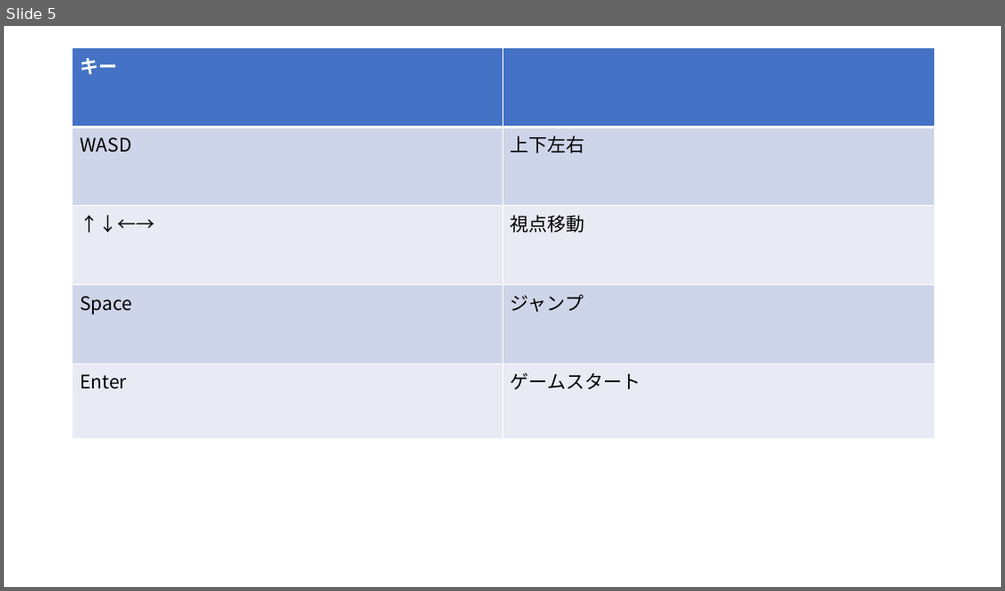
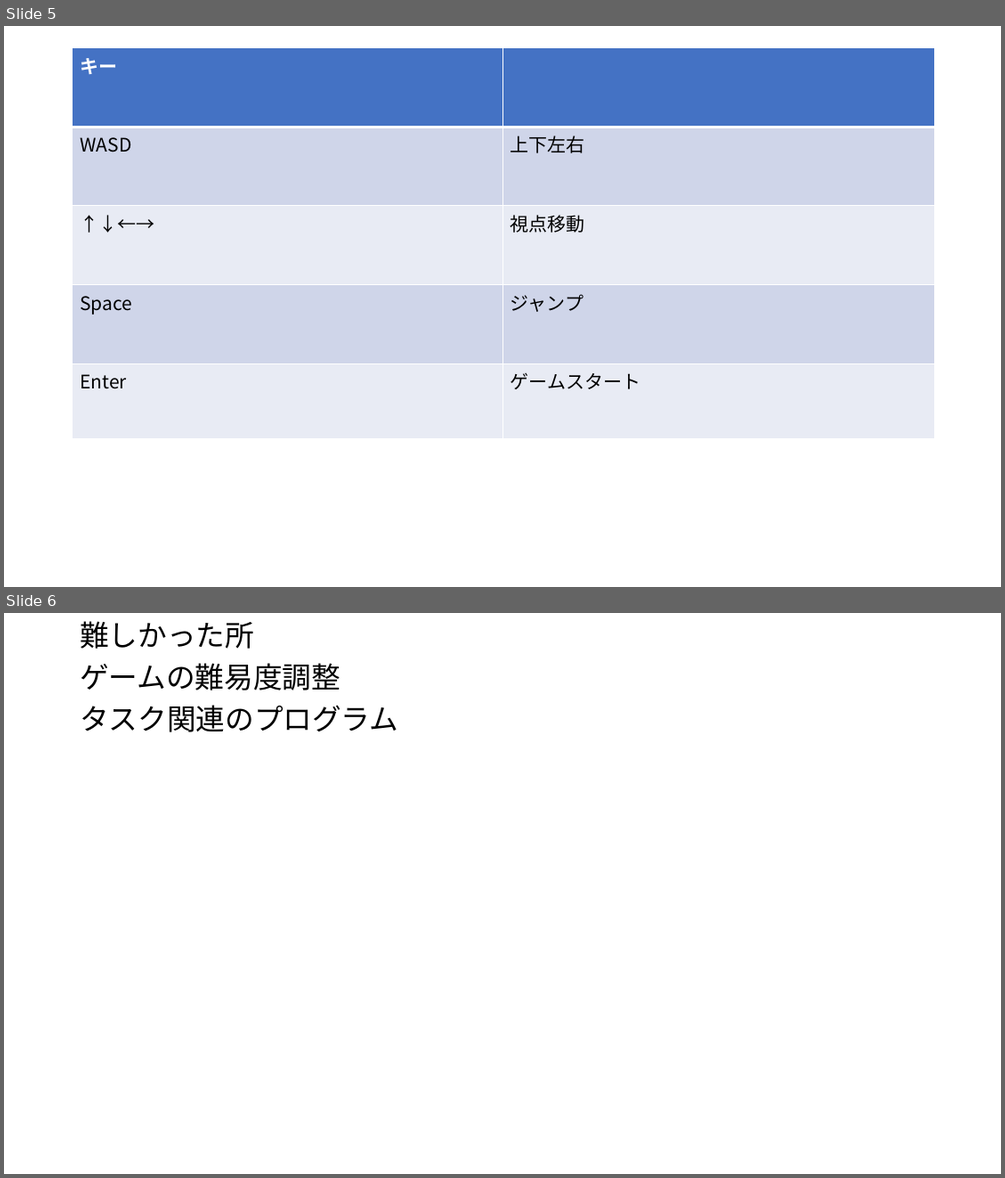
Before and after one commit to 2022Game/01Awamura, a slide deck: 3DLv2_2023_vs2019_Game/Plan/超開王企画書.pptx. Shown one above the other, each under a label of ours: slide 5 before the commit, slides 5 and 6 after it. The pictures are 1005x591 and 1005x1178 pixels, drawn with LibreOffice and Linux fonts; fonts in the diff are those of the drawing. Boxes give left, top, right and bottom in pixels: in the first picture for what was removed or moved away, otherwise in the second. Text is boxed around its words. In the diff, an @@ line names an element or a change of style, - is before the commit and + after.

```diff
--- a/3DLv2_2023_vs2019_Game/Plan/超開王企画書.pptx
+++ b/3DLv2_2023_vs2019_Game/Plan/超開王企画書.pptx
@@ slide 6 added at (4, 613, 1001, 1174), background #FFFFFF @@
@@ text added at (80, 621, 398, 732), 28 pt, text #000000 @@
+難しかった所
+ゲームの難易度調整
+タスク関連のプログラム
```
Also in this commit, not shown: 1 slide removed, 30 other files.
